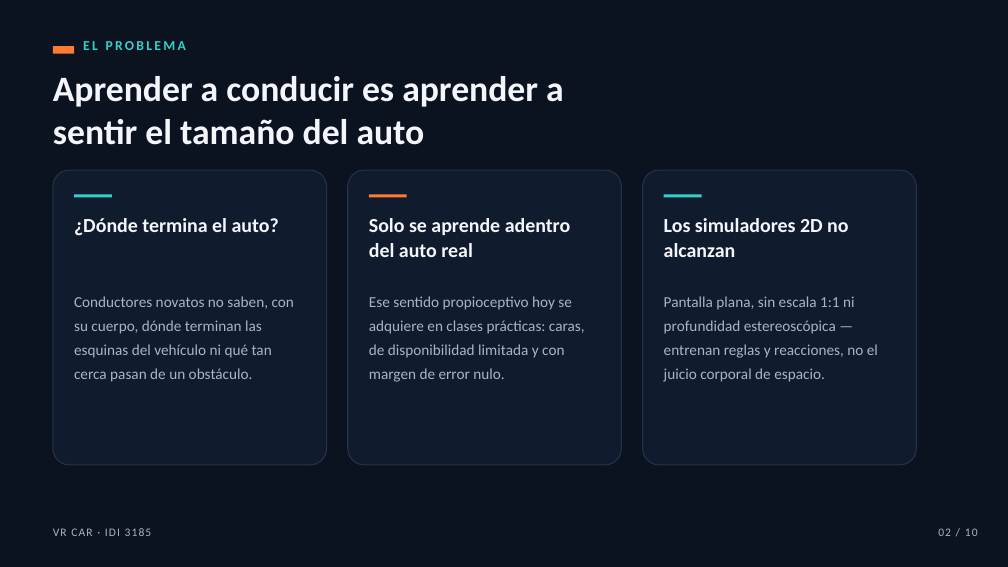
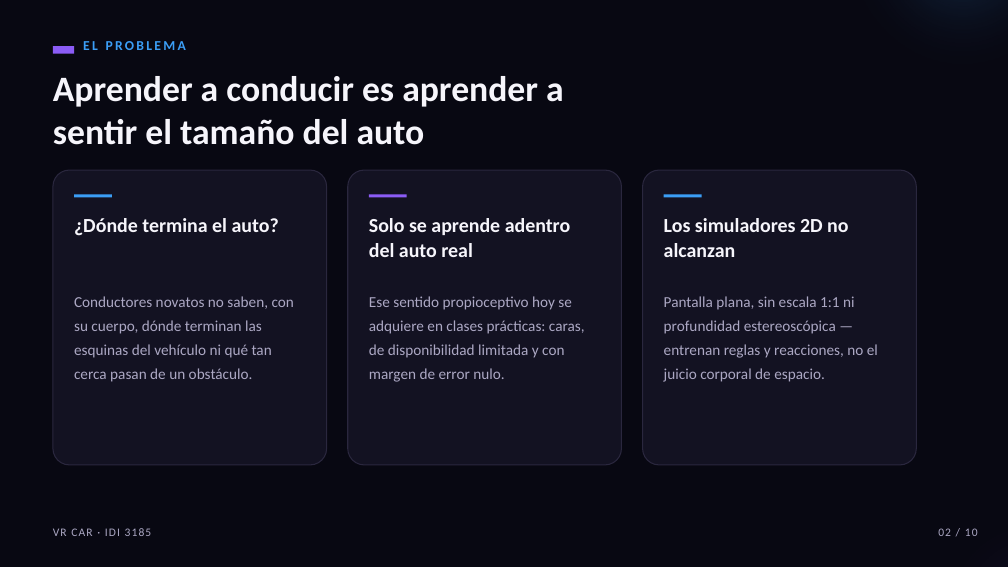
Before and after one commit to eanorambuena/xr-project, a slide deck: slide 2 of presentation/hito1-vrcar.pptx. Drawn at 1008x567 pixels with LibreOffice and Linux fonts; fonts in the diff are those of the drawing. Boxes give left, top, right and bottom in pixels: in the first picture for what was removed or moved away, otherwise in the second. Text is boxed around its words. In the diff, an @@ line names an element or a change of style, - is before the commit and + after.

```diff
--- a/presentation/hito1-vrcar.pptx
+++ b/presentation/hito1-vrcar.pptx
@@ background #0B1220 to #080812 @@
@@ rectangle at [53,46,74,54]: fill #FF7A33 to #8B5CF6 @@
@@ text "EL PROBLEMA" at [83,41,186,50]: text colour #35D0C7 to #3B9EF6 @@
@@ fill #111B2E to #131222; outline #27334A 1 pt to #2A273E 1 pt in 3 elements at [53,170,327,465], [348,170,622,465], [643,170,917,465] @@
@@ rectangle at [74,194,112,197]: fill #35D0C7 to #3B9EF6 @@
@@ rectangle at [369,194,407,197]: fill #FF7A33 to #8B5CF6 @@
@@ rectangle at [664,194,702,197]: fill #35D0C7 to #3B9EF6 @@
```
Also in this commit, not shown: 9 other slides changed.
